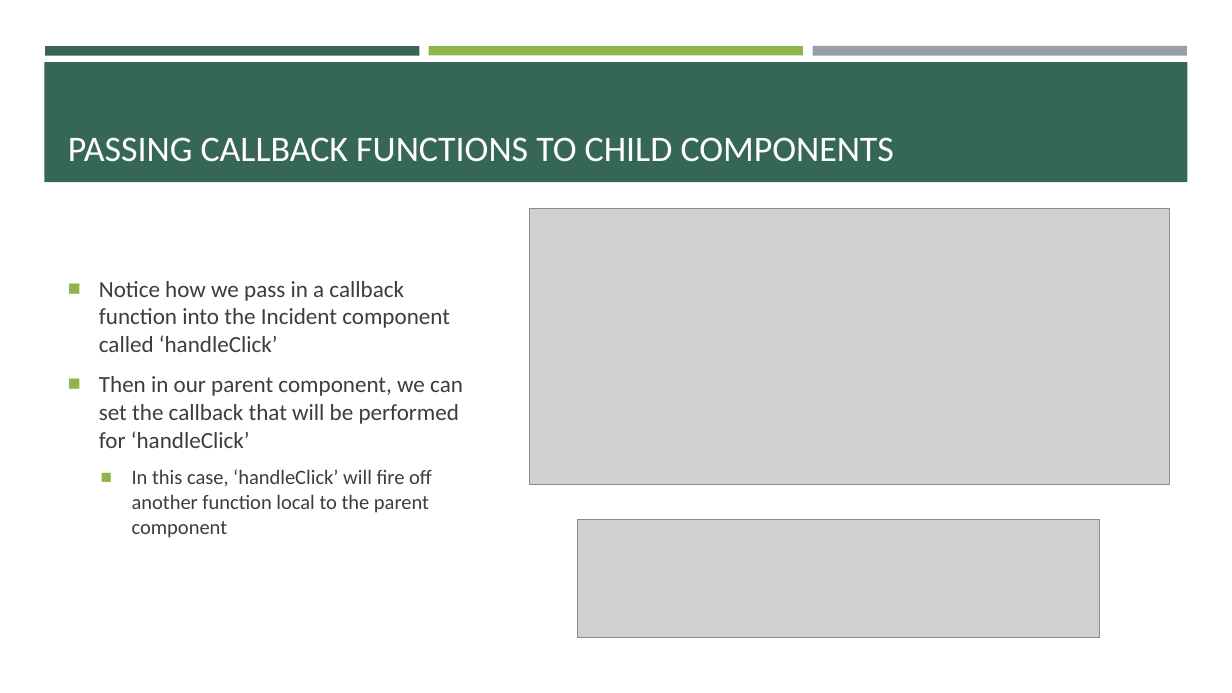
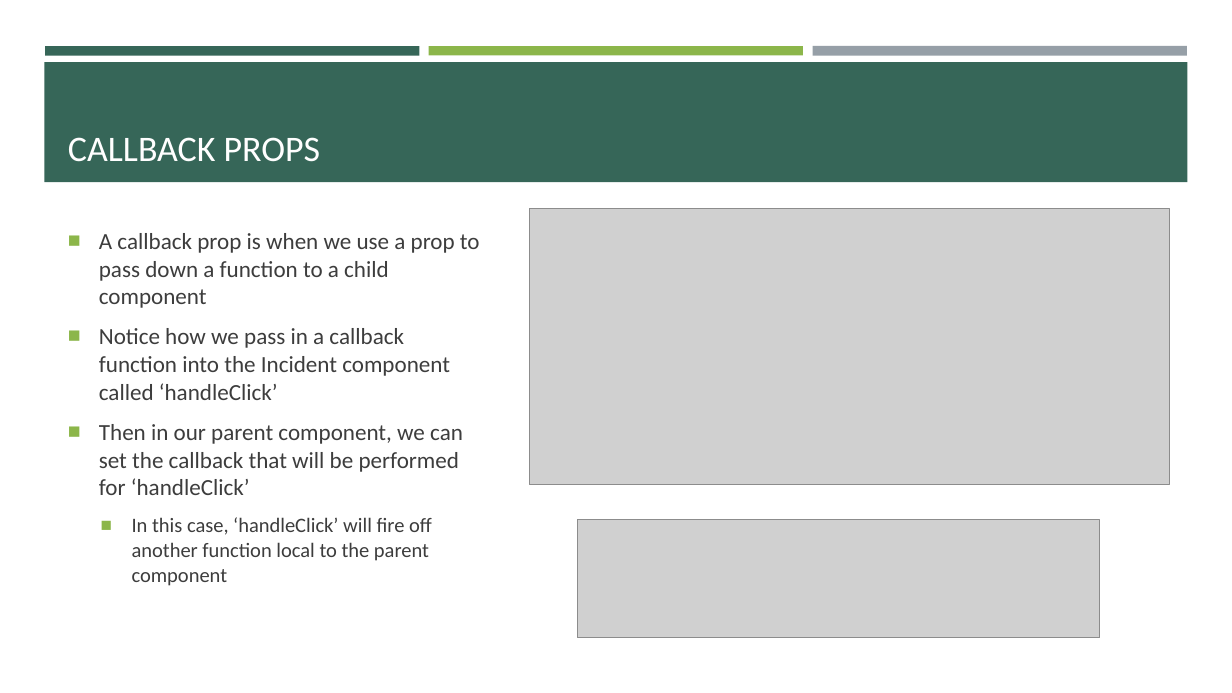
Before and after one commit to e-m-wilson/SNOW, a slide deck: slide 25 of Week_2/React.pptx (slide 24 before the commit). Drawn at 1232x693 pixels with LibreOffice and Linux fonts; fonts in the diff are those of the drawing; grey boxes stand for pictures. Boxes give left, top, right and bottom in pixels: in the first picture for what was removed or moved away, otherwise in the second. Text is boxed around its words. In the diff, an @@ line names an element or a change of style, - is before the commit and + after.

```diff
--- a/Week_2/React.pptx
+++ b/Week_2/React.pptx
@@ title at [68, 137, 320, 162]: text changed @@
-PASSING CALLBACK FUNCTIONS TO CHILD COMPONENTS
+CALLBACK PROPS
@@ text at [99, 233, 480, 308]: paragraph added @@
+■ A callback prop is when we use a prop to pass down a function to a child component
```
Also in this commit, not shown: 5 other slides changed, 5 slides added, 2 other files.
